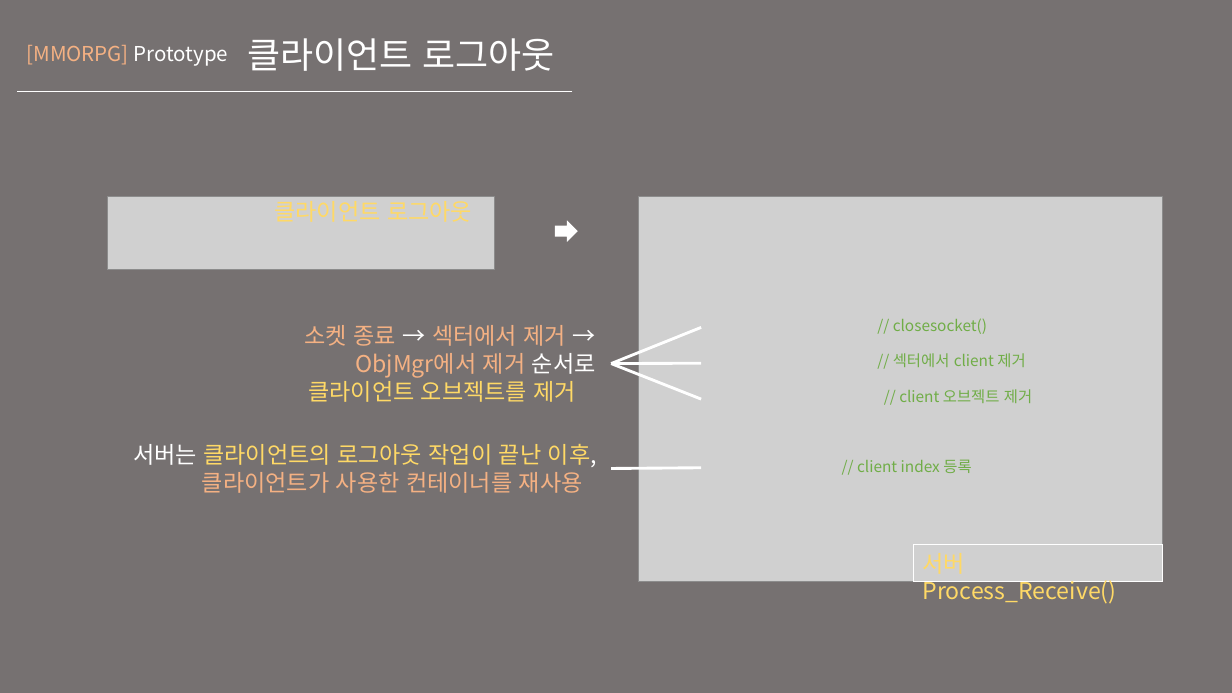
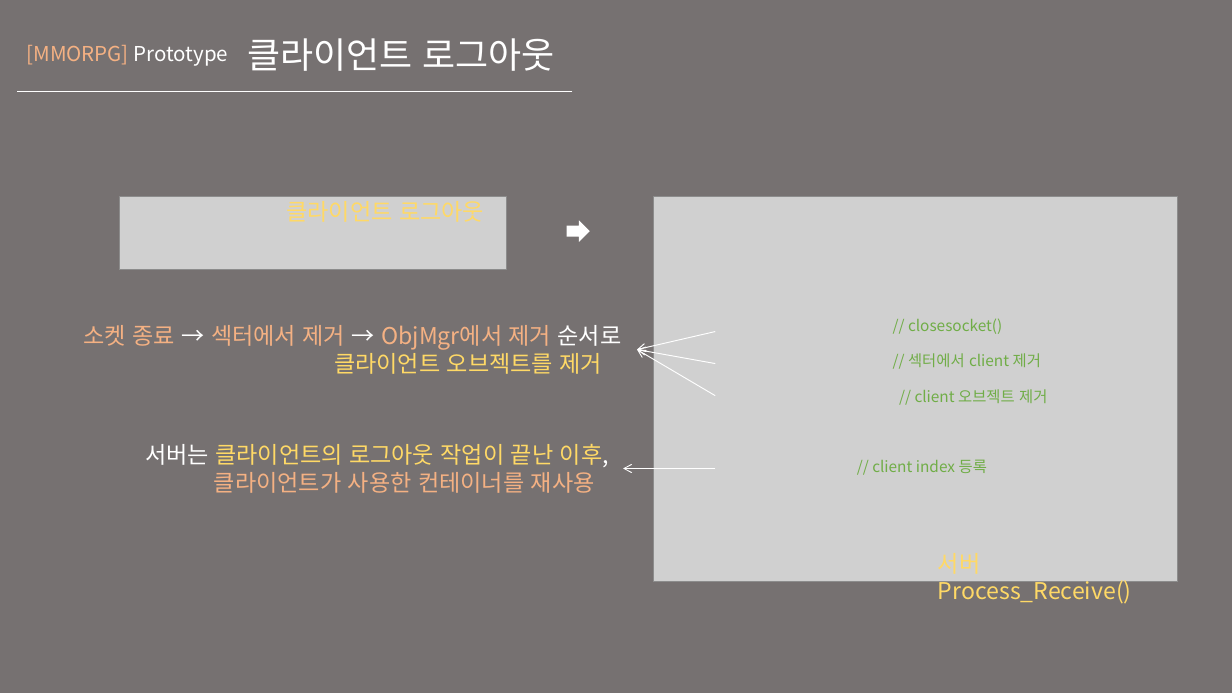
Before and after one commit to KU-t/1920-thesis, a slide deck: slide 31 of 취업지도/포트폴리오/포트폴리오 ver.12.pptx. Drawn at 1232x693 pixels with LibreOffice and Linux fonts; fonts in the diff are those of the drawing; grey boxes stand for pictures. Boxes give left, top, right and bottom in pixels: in the first picture for what was removed or moved away, otherwise in the second. Text is boxed around its words. In the diff, an @@ line names an element or a change of style, - is before the commit and + after.

```diff
--- a/취업지도/포트폴리오/포트폴리오 ver.12.pptx
+++ b/취업지도/포트폴리오/포트폴리오 ver.12.pptx
@@ text "소켓 종료 → 섹터에서 제거 ...": place and size @@
-text "소켓 종료 → 섹터에서 제거 ..." at <box>305,325,596,402</box>
+text "소켓 종료 → 섹터에서 제거 ..." at <box>84,325,622,374</box>
@@ text at <box>84,325,622,350</box>: text changed @@
-소켓 종료 → 섹터에서 제거 →
-ObjMgr에서 제거 순서로
+소켓 종료 → 섹터에서 제거 → ObjMgr에서 제거 순서로
@@ line moved from (611, 363) - (701, 399) to (715, 396) - (637, 349) @@
@@ line (715, 396) - (637, 349): line to arrow; stroke #FFFFFF 2.25 pt to #FFFFFF 0.75 pt @@
@@ line moved from (611, 363) - (701, 327) to (715, 332) - (637, 349) @@
@@ line (715, 332) - (637, 349): line to arrow; stroke #FFFFFF 2.25 pt to #FFFFFF 0.75 pt @@
@@ line moved from (611, 363) - (701, 363) to (715, 363) - (637, 349) @@
@@ line (715, 363) - (637, 349): line to arrow; stroke #FFFFFF 2.25 pt to #FFFFFF 0.75 pt @@
@@ 2 texts, 1 picture, 1 down arrow, 1 arrow: place and size @@
-2 texts, 1 picture, 1 down arrow, 1 arrow at <box>107,196,701,493</box>
+2 texts, 1 picture, 1 down arrow, 1 arrow at <box>119,196,715,493</box>
@@ line (715, 469) - (623, 469): line to arrow; stroke #FFFFFF 2.25 pt to #FFFFFF 0.75 pt @@
@@ 5 texts, 1 picture: place and size @@
-5 texts, 1 picture at <box>639,197,1164,582</box>
+5 texts, 1 picture at <box>653,197,1178,603</box>
@@ text "서버 Process_Receive()" at <box>938,576,1132,603</box>: outline #FFFFFF 0.75 pt to none @@
```
Also in this commit, not shown: 17 other slides changed, 6 slides added.
